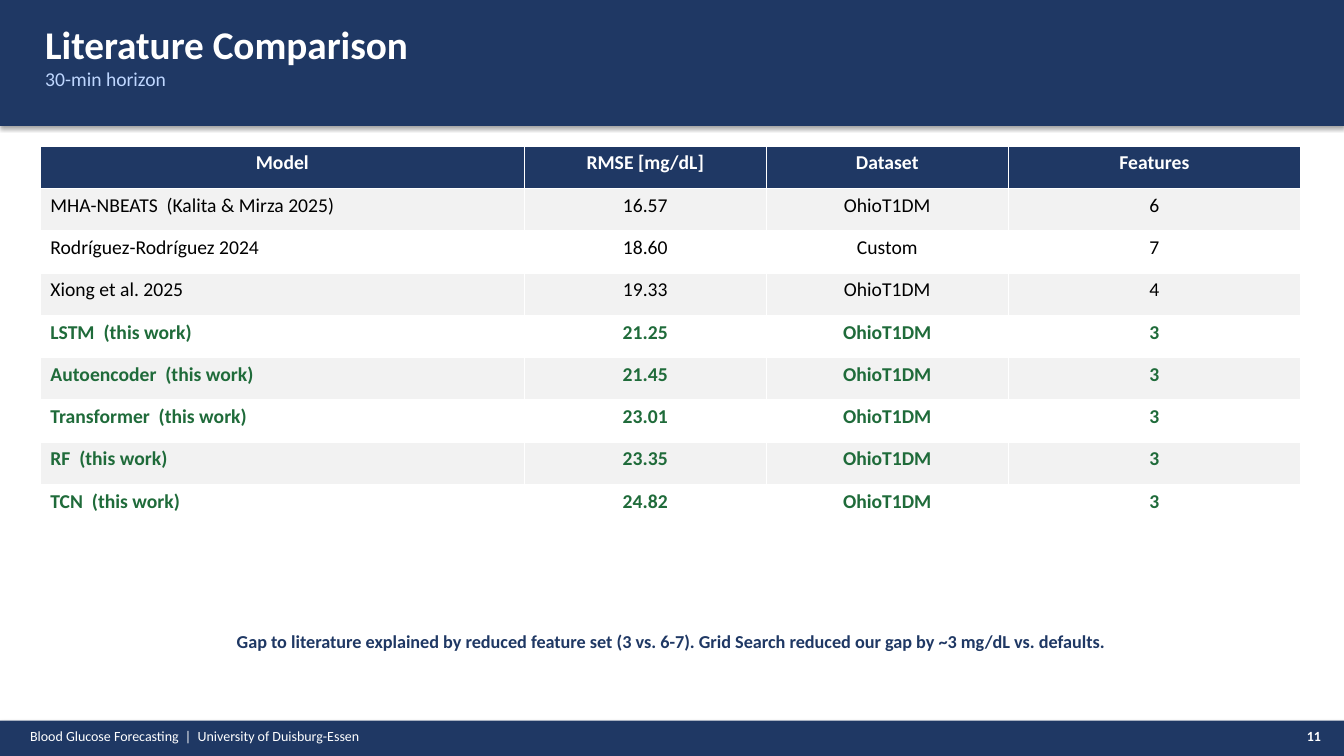
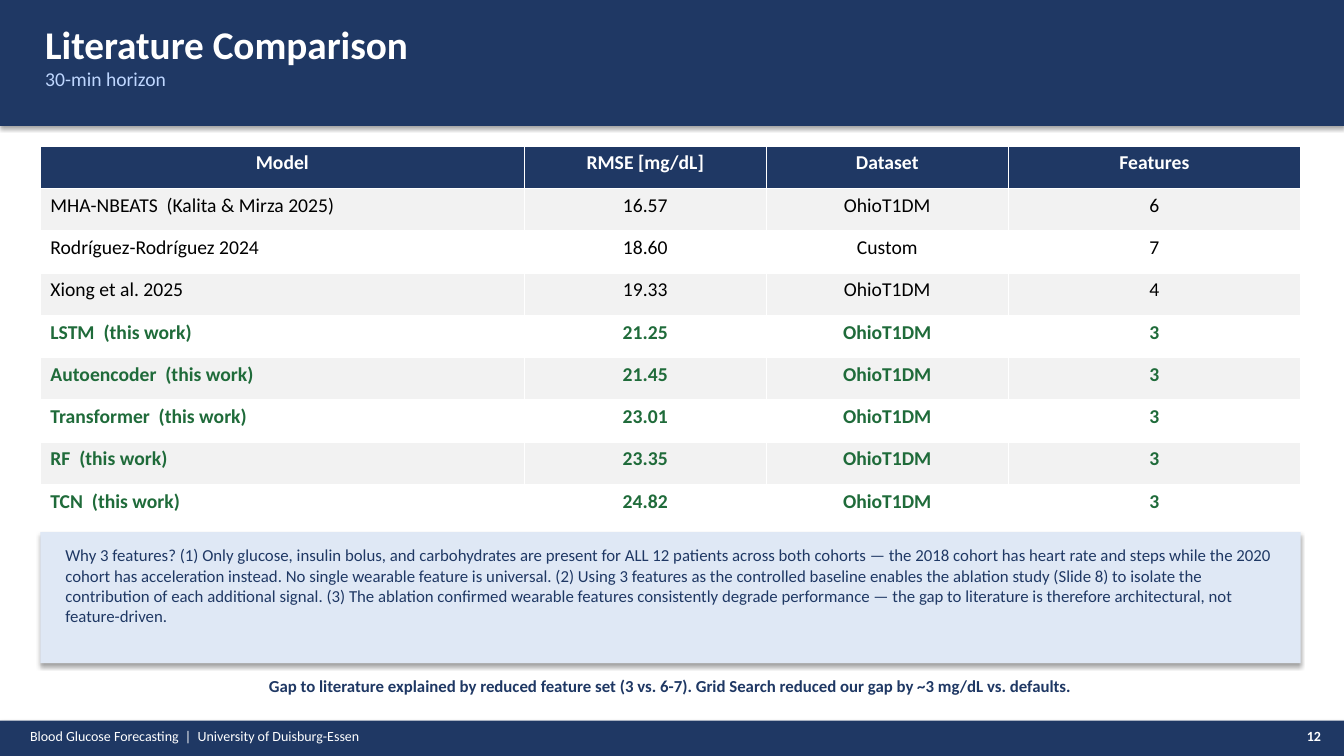
Before and after one commit to Abeeryanek/prediction-of-glucose-levels-in-type1-Diabetes, a slide deck: slide 12 of PRESENTATION_FINAL.pptx (slide 11 before the commit). Drawn at 1344x756 pixels with LibreOffice and Linux fonts; fonts in the diff are those of the drawing. Boxes give left, top, right and bottom in pixels: in the first picture for what was removed or moved away, otherwise in the second. Text is boxed around its words. In the diff, an @@ line names an element or a change of style, - is before the commit and + after.

Commit message:
fix: unify Clarke Error Grid + update presentation
metrics.py: unified Clarke implementation with complete Zone D range
- Hypo not detected: r<=70 and 70<p<=180 (full range, not just 120-180)
- Matches Abeer's structure + corrects her partial Zone D boundary
- All backward-compatible via _clarke_zone alias

PRESENTATION_FINAL.pptx:
- Slide 4: literature quotes for all 5 model parameter choices
- Slide 5: RMSE explanation and green highlight justification
- Slide 6 (new): epoch documentation placeholder — awaiting re-run
- Slide 11: explanation of why 3 features used for benchmark

```diff
--- a/PRESENTATION_FINAL.pptx
+++ b/PRESENTATION_FINAL.pptx
@@ rectangle added at (x1=40, y1=532, x2=1301, y2=663), fill #DFE8F5 @@
@@ text added at (x1=65, y1=549, x2=1270, y2=622), 12 pt, text #1F3864 @@
+Why 3 features? (1) Only glucose, insulin bolus, and carbohydrates are present for ALL 12 patients across both cohorts — the 2018 cohort has heart rate and steps while the 2020 cohort has acceleration instead. No single wearable feature is universal. (2) Using 3 features as the controlled baseline enables the ablation study (Slide 8) to isolate the contribution of each additional signal. (3) The ablation confirmed wearable features consistently degrade performance — the gap to literature is therefore architectural, not feature-driven.
@@ text "Gap to literature explained by ..." moved from (x1=237, y1=634, x2=1105, y2=651) to (x1=269, y1=680, x2=1071, y2=695) @@
@@ text "Gap to literature explained by ..." at (x1=269, y1=680, x2=1071, y2=695): size 13 to 12 pt @@
@@ text at (x1=1307, y1=732, x2=1321, y2=741): text changed @@
-11
+12
```
Also in this commit, not shown: 10 other slides changed, 1 slide added, 1 other file.
